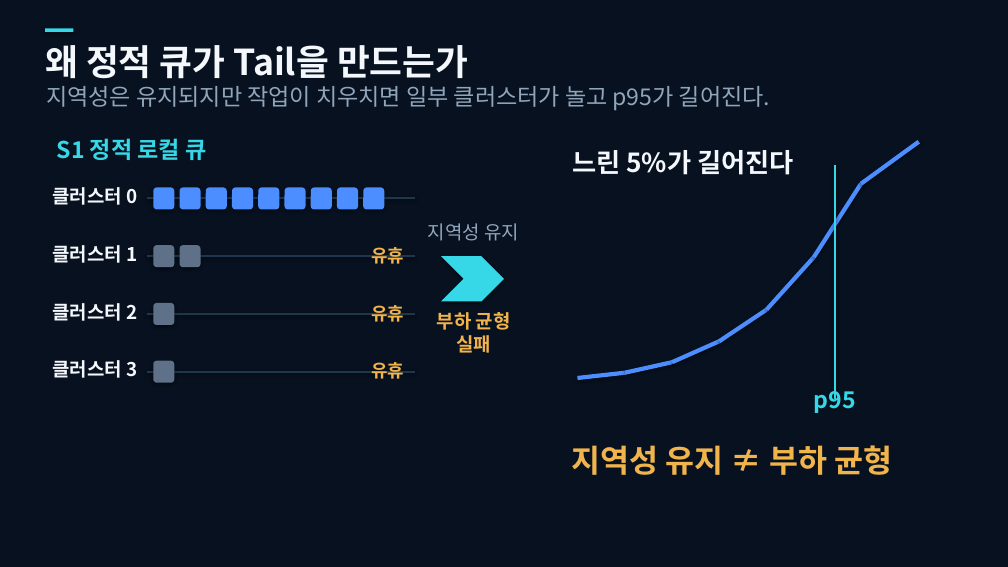
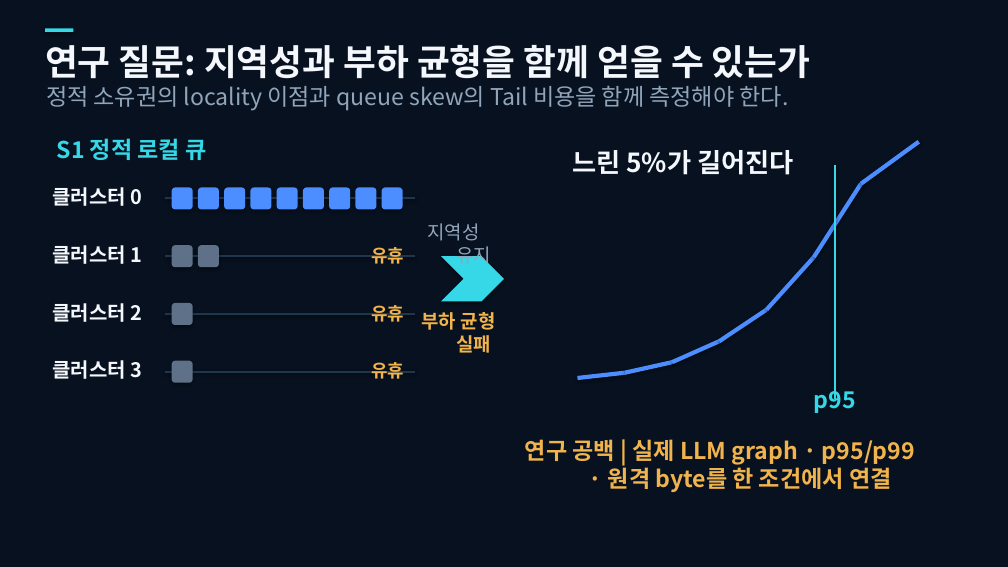
Before and after one commit to snowman0919/varp-k26-memory-fpga, a slide deck: slide 2 of presentation/final/presentation.pptx. Drawn at 1008x567 pixels with LibreOffice and Linux fonts; fonts in the diff are those of the drawing. Boxes give left, top, right and bottom in pixels: in the first picture for what was removed or moved away, otherwise in the second. Text is boxed around its words. In the diff, an @@ line names an element or a change of style, - is before the commit and + after.

```diff
--- a/presentation/final/presentation.pptx
+++ b/presentation/final/presentation.pptx
@@ text at [45,45,810,78]: text changed @@
-왜 정적 큐가 Tail을 만드는가
+연구 질문: 지역성과 부하 균형을 함께 얻을 수 있는가
@@ text at [46,86,789,110]: text changed @@
-지역성은 유지되지만 작업이 치우치면 일부 클러스터가 놀고 p95가 길어진다.
+정적 소유권의 locality 이점과 queue skew의 Tail 비용을 함께 측정해야 한다.
@@ line moved from (147, 198) - (415, 198) to (166, 198) - (415, 198) @@
@@ 13 rounded rectangles: place and size @@
-13 rounded rectangles at [154,188,385,383]
+13 rounded rectangles at [172,188,403,383]
@@ text "지역성 유지" rewrapped from [428,223,519,241] to [427,223,491,267] @@
@@ line moved from (147, 256) - (415, 256) to (166, 256) - (415, 256) @@
@@ line moved from (147, 314) - (415, 314) to (166, 314) - (415, 314) @@
@@ text "부하 균형 실패": place and size @@
-text "부하 균형 실패" at [437,312,511,353]
+text "부하 균형 실패" at [422,312,496,353]
@@ size 18 to 19 pt in 4 elements at [52,187,142,206], [52,245,142,264], [52,303,142,322], [52,360,142,379] @@
@@ line moved from (147, 372) - (415, 372) to (166, 372) - (415, 372) @@
@@ text at [525,439,915,492]: text changed; size 30 to 22 pt @@
-지역성 유지 ≠ 부하 균형
+연구 공백 | 실제 LLM graph · p95/p99
+· 원격 byte를 한 조건에서 연결
```
Also in this commit, not shown: 7 other slides changed, 2 slides added, 2 slides removed, 51 other files.
